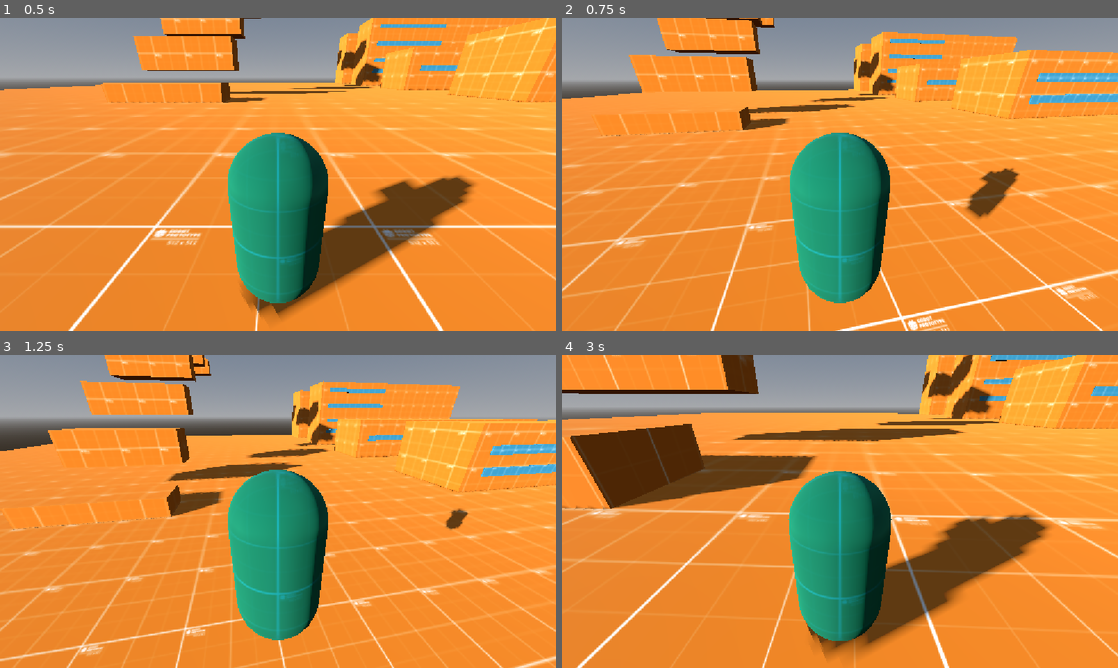
Above: before the commit, frames 1-4 (two rows, left to right).
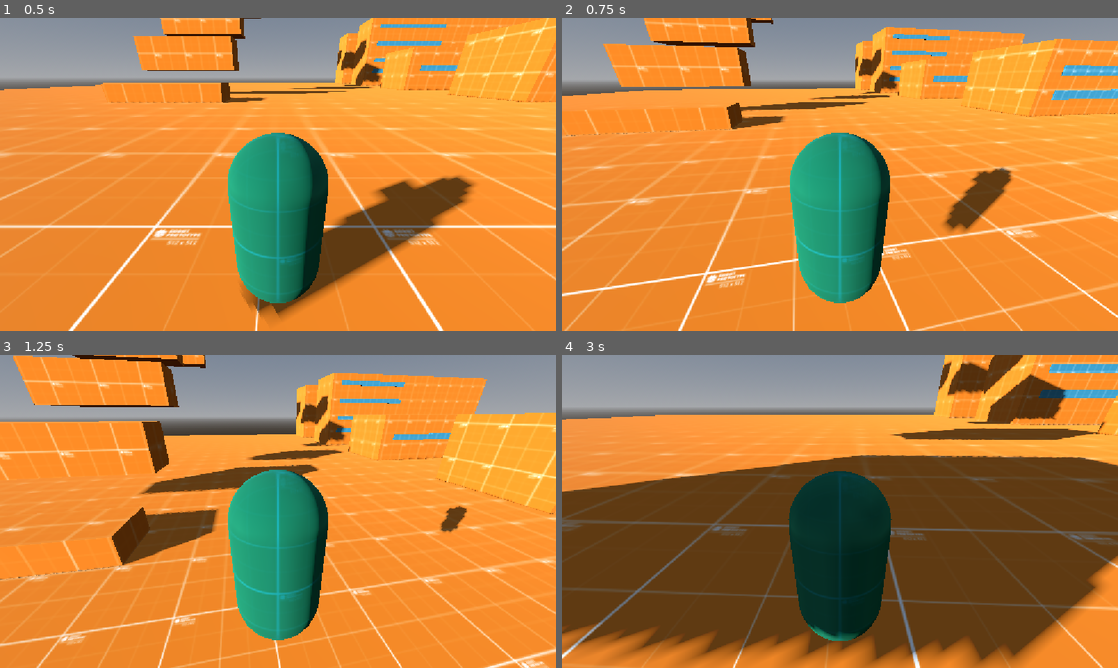
Above: after the commit, the same moments.

Repository: MauroMelender/ProtoProyectGensaku
Game: Godot game, scene res://Test Folder 0.1/escena_testeo.tscn
The game is run twice, just before and just after one commit, with the same random seed, the same clock (stepped at 60 frames per second) and the same inputs.
Inputs (mouse positions are in pixels of both pictures, inside the frame that each line leads up to):
- Up to frame 1 (0.5 s): no input
- Up to frame 2 (0.75 s): tap Enter (ui_accept) at 0.5 s; move the mouse to (867, 174) at 0.52 s; hold W (ui_up) from 0.53 s (still down); tap Q (dash, bound only after the commit) at 0.6 s
- Up to frame 3 (1.25 s): keep holding W (ui_up); tap Enter (ui_accept) at 0.77 s
- Up to frame 4 (3 s): keep holding W (ui_up); move the mouse to (812, 511) at 1.27 s; tap Q (dash, bound only after the commit) at 1.35, 2.1, 2.85 s; tap Enter (ui_accept) at 1.52 s; move the mouse to (851, 505) at 2.02 s; move the mouse to (834, 517) at 2.77 s

Frame 1 is identical in both runs. In frame 2, 20% of the frame differs, in the area x 0-100%, y 0-100%; in frame 3, 27%; in frame 4, 69%.

Commit message:
Implementacion de sistema de dash basico

Diff:
--- a/Test Folder 0.1/Player/Movement.gd
+++ b/Test Folder 0.1/Player/Movement.gd
@@ -16,12 +16,17 @@
 @export var WALL_RUN_SPEED: float = 6.0
 @export var WALL_JUMP_FORCE: float = 5.0
 
+# --- CONFIGURACIÓN DE DASH ---
+@export var DASH_SPEED: float = 14.0
+@export var DASH_COOLDOWN_TIME: float = 1.2
+
 var jump_count: int = 0
 var gravity: float = ProjectSettings.get_setting("physics/3d/default_gravity")
 var spawn_position: Vector3
 
 var ledge_cooldown: float = 0.0
 var wall_run_cooldown: float = 0.0
+var dash_cooldown: float = 0.0 # Temporizador de recarga del Dash
 
 enum State { NORMAL, AGARRADO, WALL_RUNNING }
 var current_state: State = State.NORMAL
@@ -56,14 +61,18 @@
 	if global_position.y < FALL_LIMIT_Y:
 		respawn()
 
+	# Reducir temporizadores
 	if ledge_cooldown > 0.0:
 		ledge_cooldown -= delta
 	if wall_run_cooldown > 0.0:
 		wall_run_cooldown -= delta
+	if dash_cooldown > 0.0:
+		dash_cooldown -= delta
 
 	match current_state:
 		State.NORMAL:
 			_process_normal_movement(delta)
+			_check_dash() # Detección del Dash
 			_check_ledge_grab()
 			_check_wall_run()
 		State.AGARRADO:
@@ -96,6 +105,24 @@
 		velocity.z = move_toward(velocity.z, 0, FRICTION * delta)
 
 	move_and_slide()
+
+# --- LÓGICA DE DASH ---
+
+func _check_dash() -> void:
+	var dash_pressed = Input.is_key_pressed(KEY_Q) or Input.is_action_just_pressed("dash")
+
+	if dash_pressed and dash_cooldown <= 0.0:
+		dash_cooldown = DASH_COOLDOWN_TIME
+
+		var forward_dir := -transform.basis.z
+
+		# Aplicar impulso controlado hacia adelante
+		velocity.x = forward_dir.x * DASH_SPEED
+		velocity.z = forward_dir.z * DASH_SPEED
+
+		# Si está en el aire, frena ligeramente la caída/subida para un impulso recto y seco
+		if not is_on_floor():
+			velocity.y = move_toward(velocity.y, 0, JUMP_VELOCITY * 0.5)
 
 # --- LÓGICA DE LEDGE ---
 
@@ -210,7 +237,6 @@
 	var move_dir := -transform.basis.z
 
 	if current_wall_type == WallType.RECTA:
-		# PARED RECTA
 		var wall_forward := Vector3.UP.cross(current_wall_normal)
 		if move_dir.dot(wall_forward) < 0:
 			wall_forward = -wall_forward
@@ -220,23 +246,18 @@
 		velocity.y = 0.0
 
 	elif current_wall_type == WallType.RAMPA:
-		# RAMPA INCLINADA
-		# Se obtiene el eje X o Z local del objeto rampa según hacia dónde está orientado
 		var ramp_node = collider as Node3D
 		var ramp_forward = -transform.basis.z
 
 		if ramp_node:
-			# Extrae la dirección longitudinal de la rampa
 			var ramp_z = -ramp_node.global_transform.basis.z.normalized()
 			var ramp_x = ramp_node.global_transform.basis.x.normalized()
 
-			# Elegir el eje del objeto con el que el jugador está más alineado
 			if abs(move_dir.dot(ramp_z)) > abs(move_dir.dot(ramp_x)):
 				ramp_forward = ramp_z * sign(move_dir.dot(ramp_z))
 			else:
 				ramp_forward = ramp_x * sign(move_dir.dot(ramp_x))
 
-		# Mantiene el avance exacto proyectado sobre la inclinación 3D de la rampa
 		velocity = ramp_forward * WALL_RUN_SPEED
 
 	# Saltar desde la pared al presionar Espacio
--- a/project.godot
+++ b/project.godot
@@ -71,6 +71,11 @@
 "events": [Object(InputEventKey,"resource_local_to_scene":false,"resource_name":"","device":-1,"window_id":0,"alt_press …(191 unchanged characters)…
 ]
 }
+dash={
+"deadzone": 0.2,
+"events": [Object(InputEventKey,"resource_local_to_scene":false,"resource_name":"","device":-1,"window_id":0,"alt_pressed":false,"shift_pressed":false,"ctrl_pressed":false,"meta_pressed":false,"pressed":false,"keycode":0,"physical_keycode":81,"key_label":0,"unicode":81,"location":0,"echo":false,"script":null)
+]
+}
 
 [physics]
 
